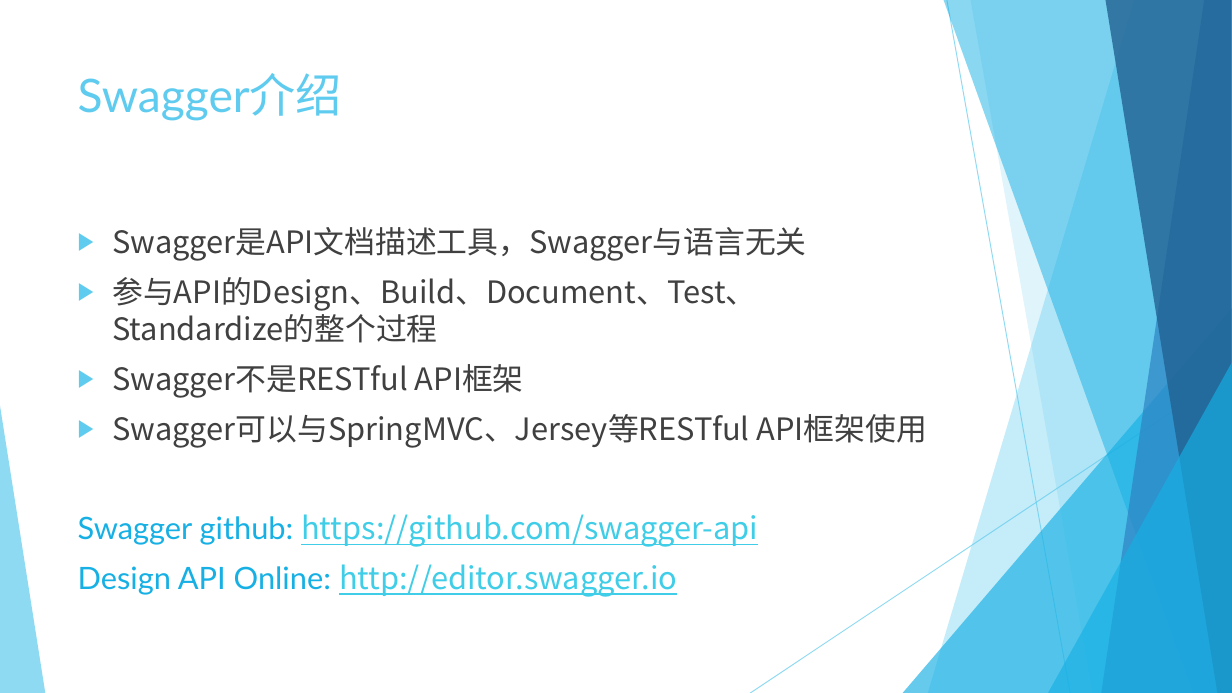
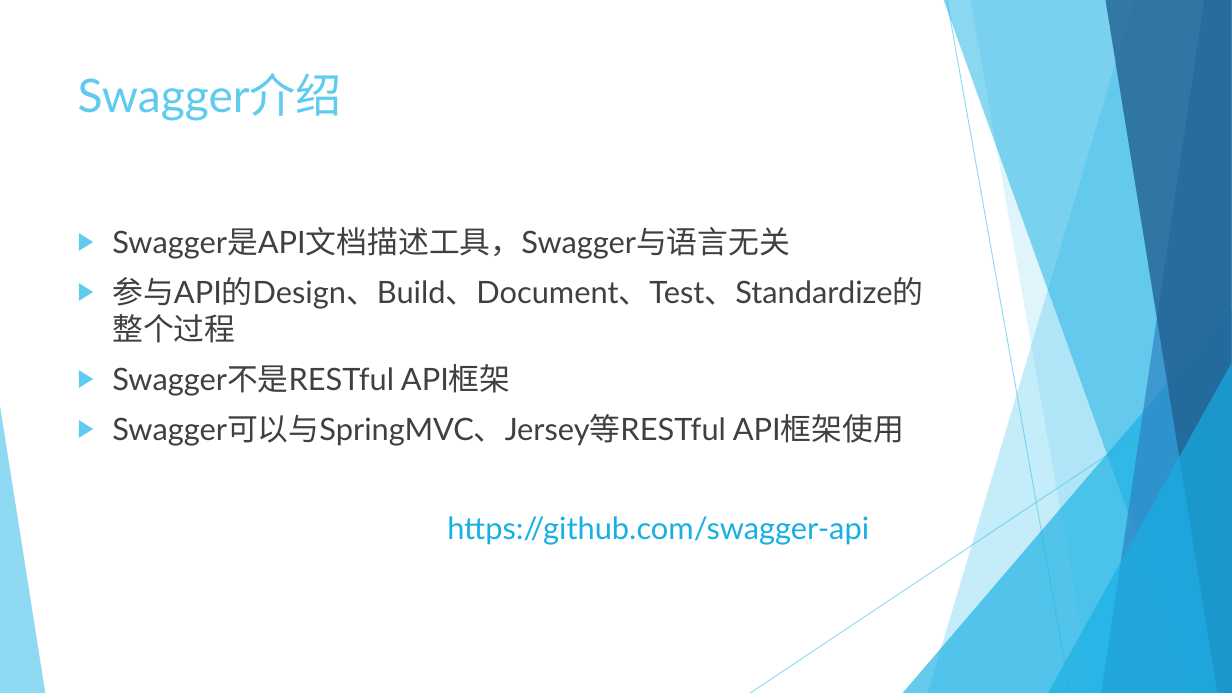
Before and after one commit to Crab2died/micro-boot, a slide deck: slide 18 of rest-api/RESTful.pptx (slide 12 before the commit). Drawn at 1232x693 pixels with LibreOffice and Linux fonts; fonts in the diff are those of the drawing. Boxes give left, top, right and bottom in pixels: in the first picture for what was removed or moved away, otherwise in the second. Text is boxed around its words. In the diff, an @@ line names an element or a change of style, - is before the commit and + after.

```diff
--- a/rest-api/RESTful.pptx
+++ b/rest-api/RESTful.pptx
@@ text at [112,227,923,446]: font Noto Sans CJK SC to Lato in "Swagger是API文档描述工具，Swagger与语言无关", "参与API的Design、Build、Document、Test、Standardize的整个过程", "Swagger不是RESTful API框架", "Swagger可以与SpringMVC、Jersey等RESTful API框架使用" @@
@@ text at [447,516,869,545]: text changed; font Noto Sans CJK SC to Lato; text colour #3FCDE7 to #17B0E4 @@
-Swagger github: https://github.com/swagger-api
-Design API Online: http://editor.swagger.io
+https://github.com/swagger-api
```
Also in this commit, not shown: 12 other slides changed, 6 slides added.
